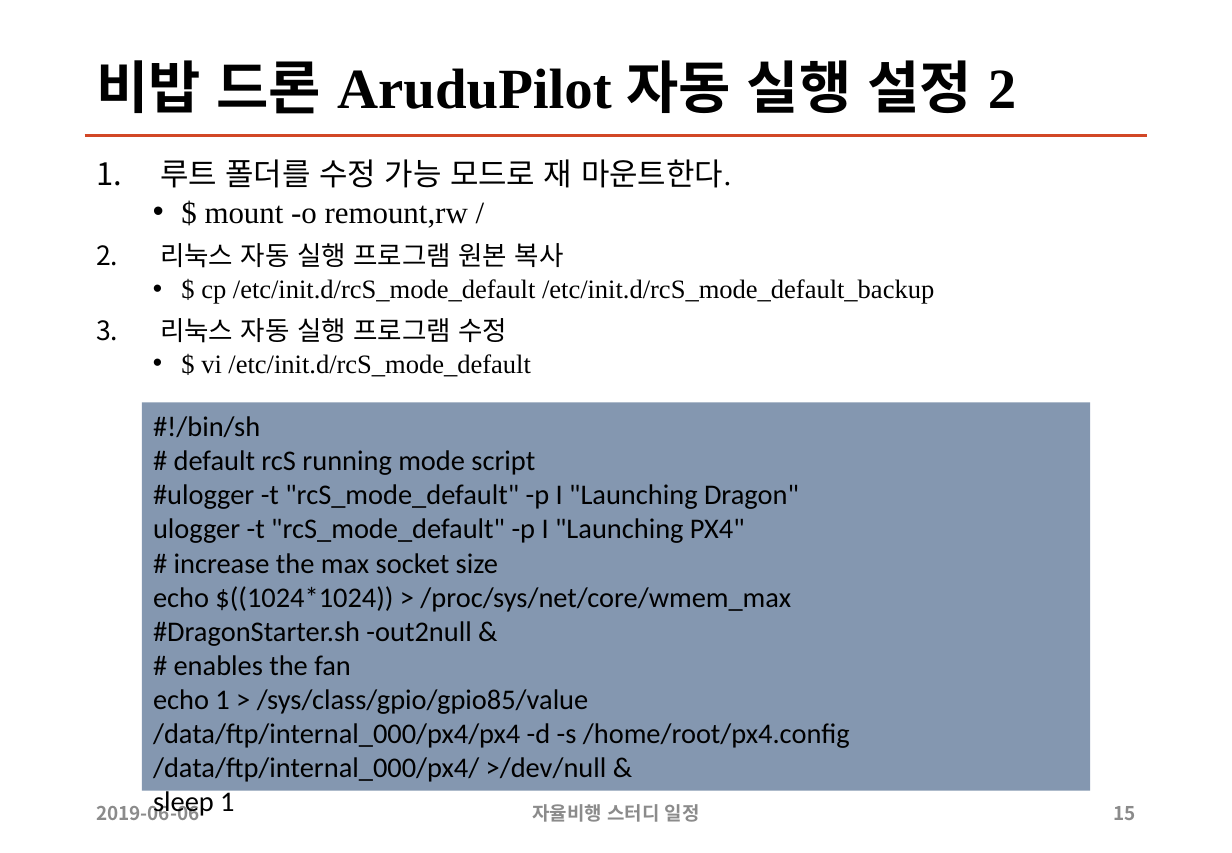
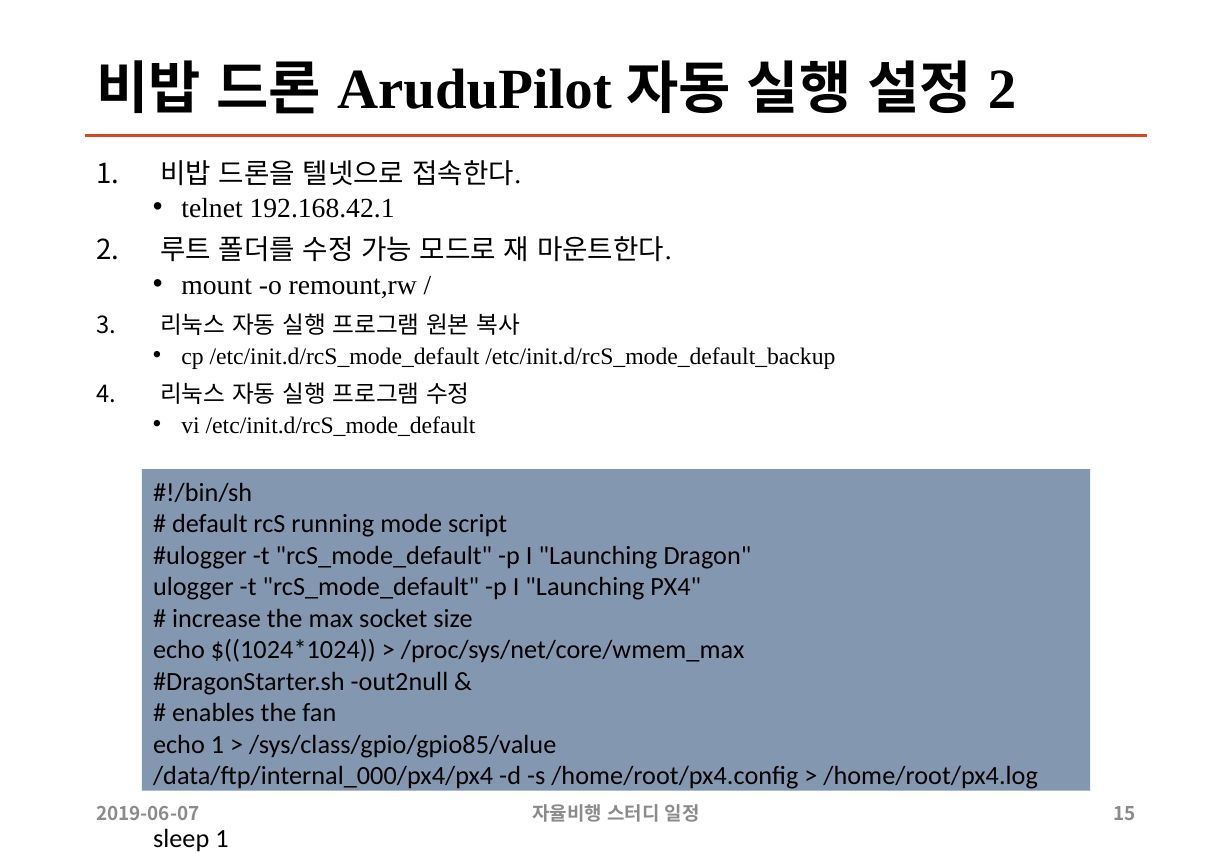
Before and after one commit to sunabove/autopilot_doc, a slide deck: slide 15 of 104 자율비행 스터디/910606 Bebop 드론 PX4 주행 프로그램 업로드.pptx. Drawn at 1232x853 pixels with LibreOffice and Linux fonts; fonts in the diff are those of the drawing. Boxes give left, top, right and bottom in pixels: in the first picture for what was removed or moved away, otherwise in the second. Text is boxed around its words. In the diff, an @@ line names an element or a change of style, - is before the commit and + after.

```diff
--- a/104 자율비행 스터디/910606 Bebop 드론 PX4 주행 프로그램 업로드.pptx
+++ b/104 자율비행 스터디/910606 Bebop 드론 PX4 주행 프로그램 업로드.pptx
@@ text at [160, 160, 521, 218]: paragraphs added @@
+1. 비밥 드론을 텔넷으로 접속한다.
+  • telnet 192.168.42.1
@@ text at [160, 236, 672, 404]: size 19.6 to 17.5 pt in "루트 폴더를 수정 가능 모드로 재 마운트한다."; size 16.8 to 15 pt in "리눅스 자동 실행 프로그램 원본 복사", "리눅스 자동 실행 프로그램 수정" @@
@@ text at [181, 278, 417, 298]: text changed; size 19.6 to 17.5 pt @@
-  • $ mount -o remount,rw /
+  • mount -o remount,rw /
@@ text at [181, 347, 835, 369]: text changed; size 16.8 to 15 pt @@
-  • $ cp /etc/init.d/rcS_mode_default /etc/init.d/rcS_mode_default_backup
+  • cp /etc/init.d/rcS_mode_default /etc/init.d/rcS_mode_default_backup
@@ text at [181, 416, 476, 436]: text changed; size 16.8 to 15 pt @@
-  • $ vi /etc/init.d/rcS_mode_default
+  • vi /etc/init.d/rcS_mode_default
@@ rectangle "#!/bin/sh": place and size @@
-rectangle "#!/bin/sh" at [142, 403, 1091, 791]
+rectangle "#!/bin/sh" at [142, 469, 1091, 791]
@@ text in rectangle at [153, 483, 752, 758]: size 18 to 16.6 pt in "#!/bin/sh", "# default rcS running mode script", "#ulogger -t "rcS_mode_default" -p I "Launching Dragon"", "ulogger -t "rcS_mode_default" -p I "Launching PX4"" and 6 more places @@
@@ text in rectangle at [153, 766, 1038, 791]: text changed; size 18 to 16.6 pt @@
-/data/ftp/internal_000/px4/px4 -d -s /home/root/px4.config /data/ftp/internal_000/px4/ >/dev/null &
+/data/ftp/internal_000/px4/px4 -d -s /home/root/px4.config > /home/root/px4.log
@@ text at [96, 806, 199, 820]: text changed @@
-2019-06-06
+2019-06-07
```
Also in this commit, not shown: 18 other slides changed, 3 other files.
